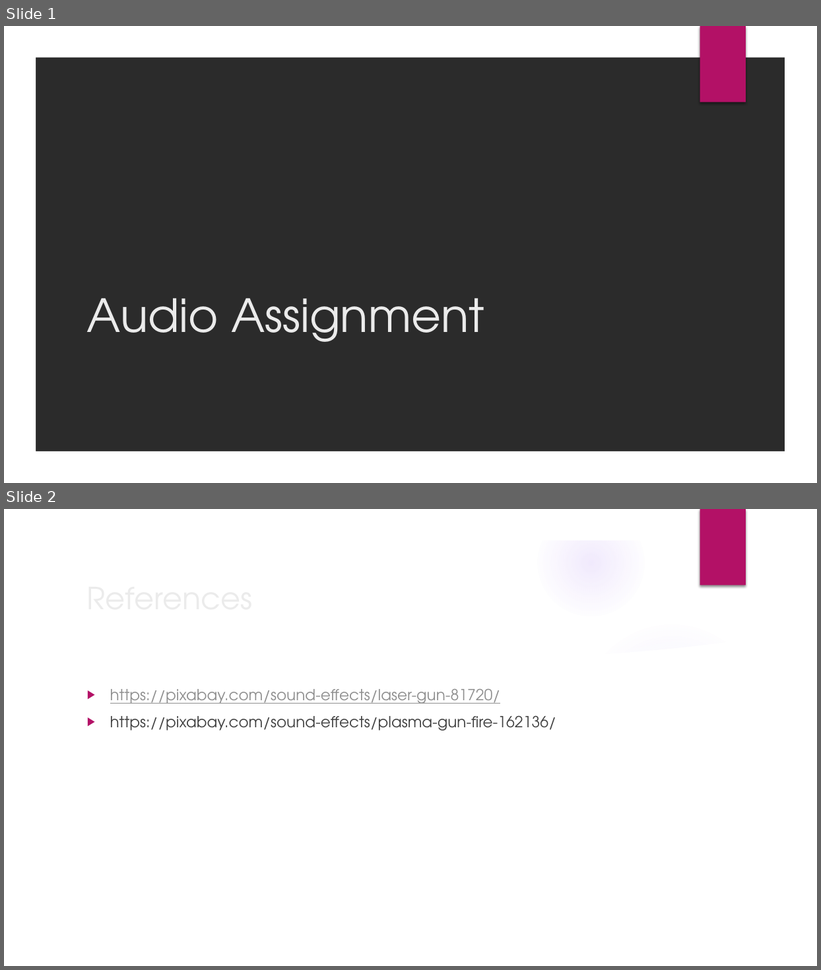
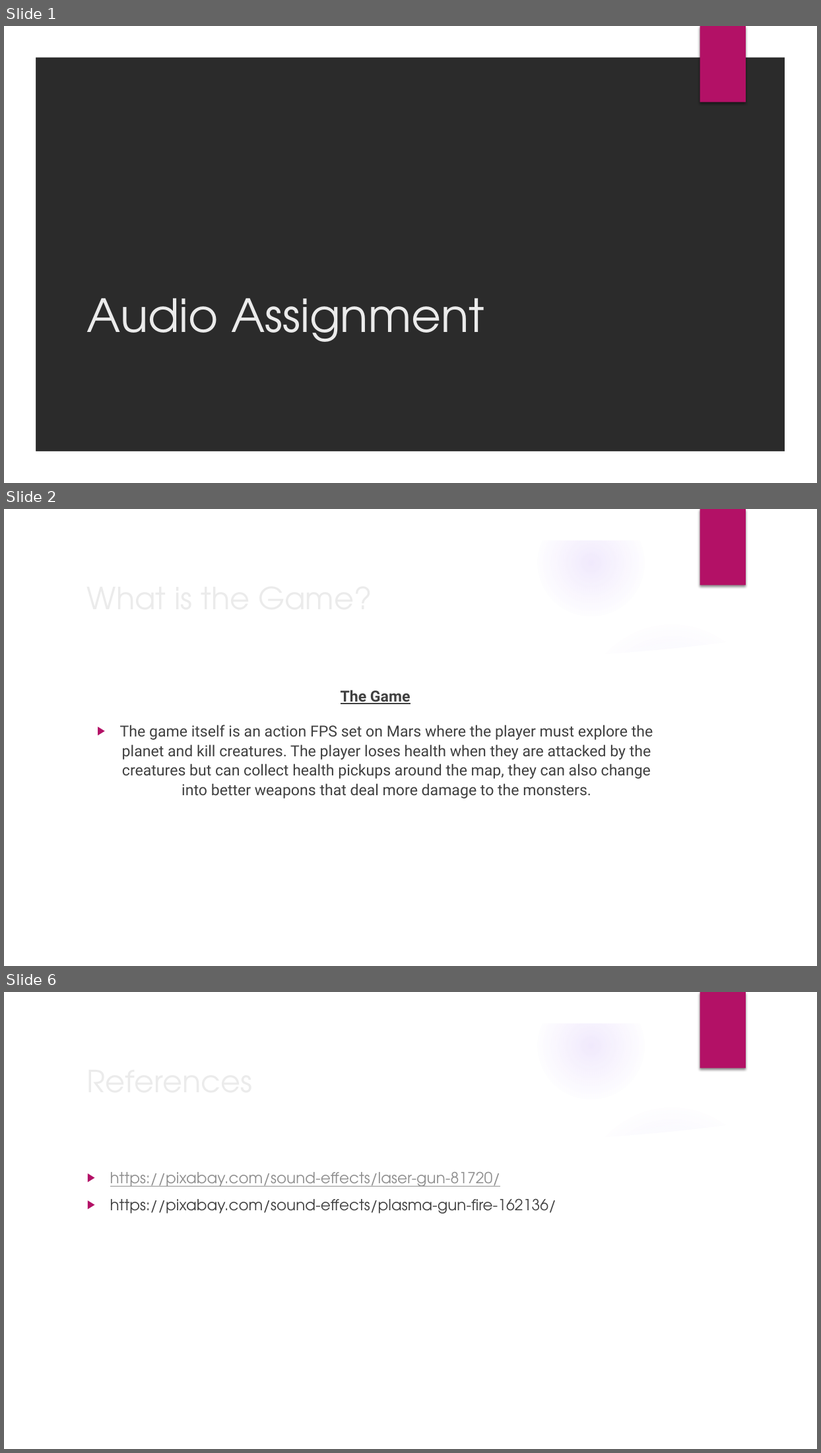
Before and after one commit to AstralSpire/AudioDesign, a slide deck: AssignmentPresentation.pptx. Shown one above the other, each under a label of ours: slides 1 and 2 before the commit, slides 1, 2 and 6 after it; the slides between them are not shown. The pictures are 821x970 and 821x1453 pixels, drawn with LibreOffice and Linux fonts; fonts in the diff are those of the drawing; background and template pictures are left out; a plain dark background stands for a picture behind light text. Boxes give left, top, right and bottom in pixels: in the first picture for what was removed or moved away, otherwise in the second. Text is boxed around its words. In the diff, an @@ line names an element or a change of style, - is before the commit and + after.

```diff
--- a/AssignmentPresentation.pptx
+++ b/AssignmentPresentation.pptx
@@ slide 2 added at (x1=4, y1=509, x2=817, y2=966), background picture (left out); not listed: 9 template elements that a slide beside it also shows @@
@@ title added at (x1=81, y1=574, x2=665, y2=621), 36 pt, text #EBEBEB @@
+What is the Game?
@@ text added at (x1=120, y1=690, x2=653, y2=799), 18 pt, text #404040 @@
+The Game
+▶ The game itself is an action FPS set on Mars where the player must explore the planet and kill creatures. The player loses health when they are attacked by the creatures but can collect health pickups around the map, they can also change into better weapons that deal more damage to the monsters.
@@ what was slide 2 is now slide 6 @@
```
Also in this commit, not shown: 3 other slides added.
